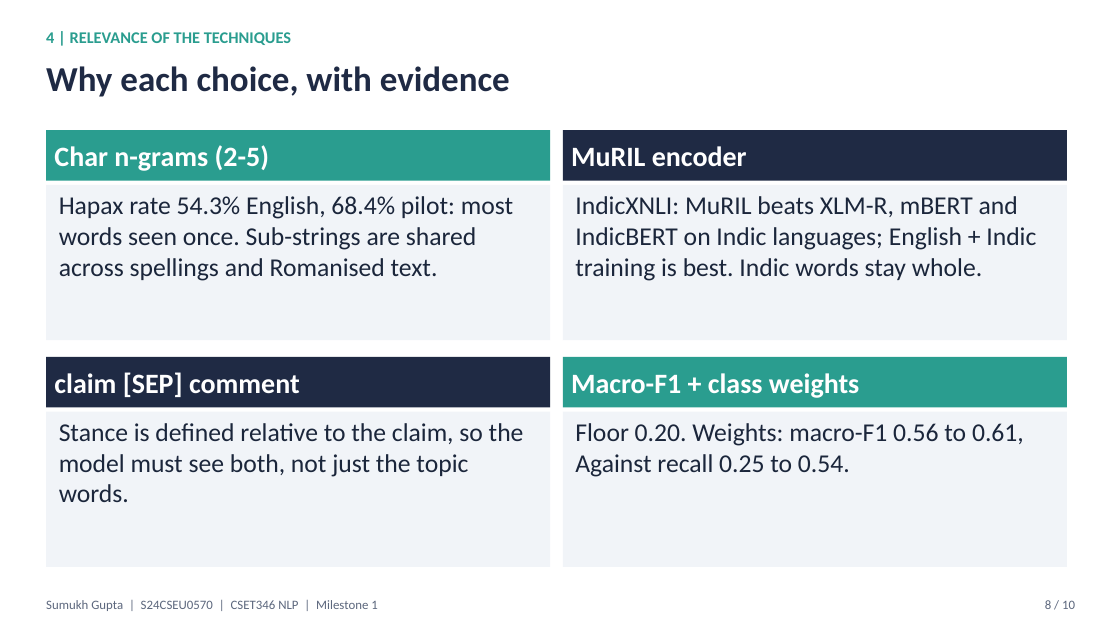
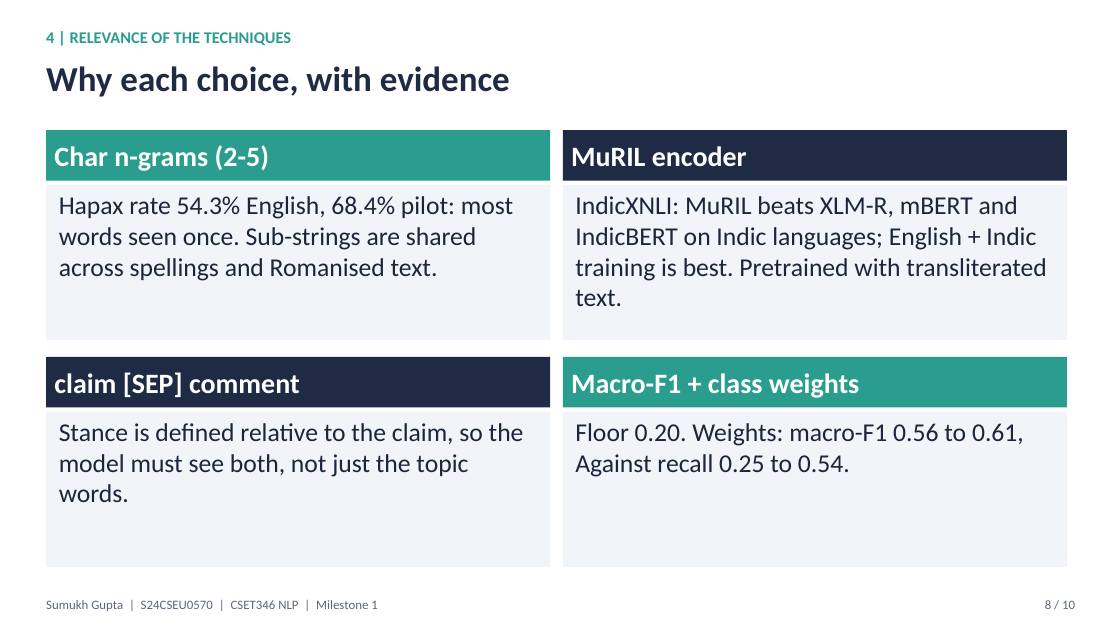
Before and after one commit to sumukh-dgaf/indic-climate-stance, a slide deck: slide 8 of outputs/Milestone1_Sumukh_S24CSEU0570.pptx. Drawn at 1120x630 pixels with LibreOffice and Linux fonts; fonts in the diff are those of the drawing. Boxes give left, top, right and bottom in pixels: in the first picture for what was removed or moved away, otherwise in the second. Text is boxed around its words. In the diff, an @@ line names an element or a change of style, - is before the commit and + after.

```diff
--- a/outputs/Milestone1_Sumukh_S24CSEU0570.pptx
+++ b/outputs/Milestone1_Sumukh_S24CSEU0570.pptx
@@ text in rectangle at (575,196,1046,306): text changed @@
-IndicXNLI: MuRIL beats XLM-R, mBERT and IndicBERT on Indic languages; English + Indic training is best. Indic words stay whole.
+IndicXNLI: MuRIL beats XLM-R, mBERT and IndicBERT on Indic languages; English + Indic training is best. Pretrained with transliterated text.
```
Also in this commit, not shown: 4 other slides changed, 1 other file.
